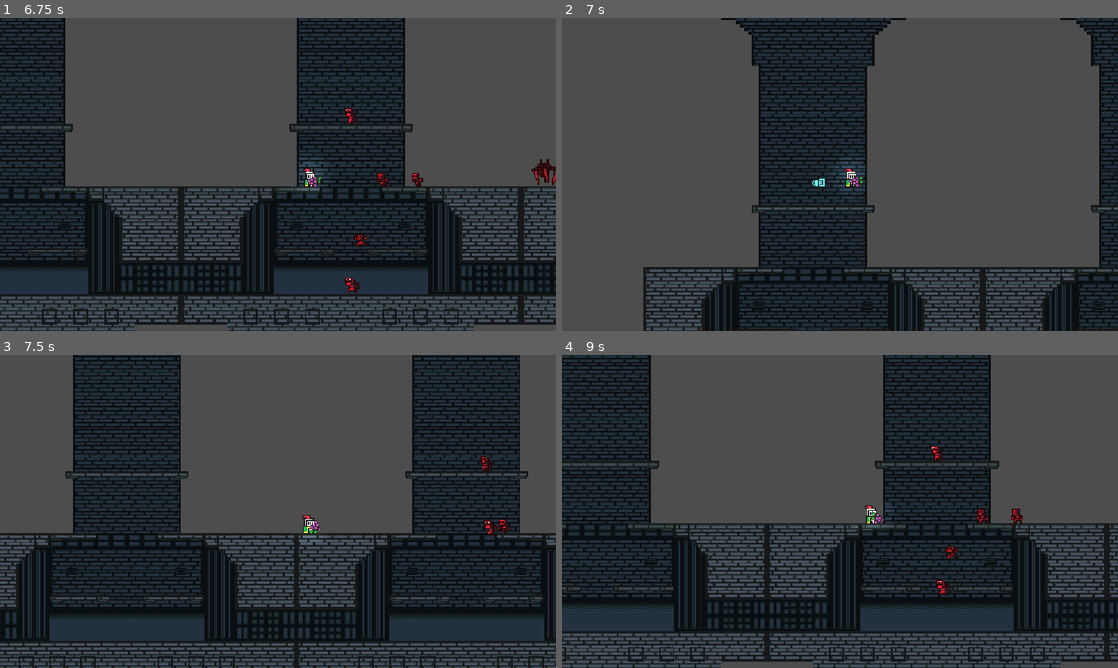
Above: before the commit, frames 1-4 (two rows, left to right).
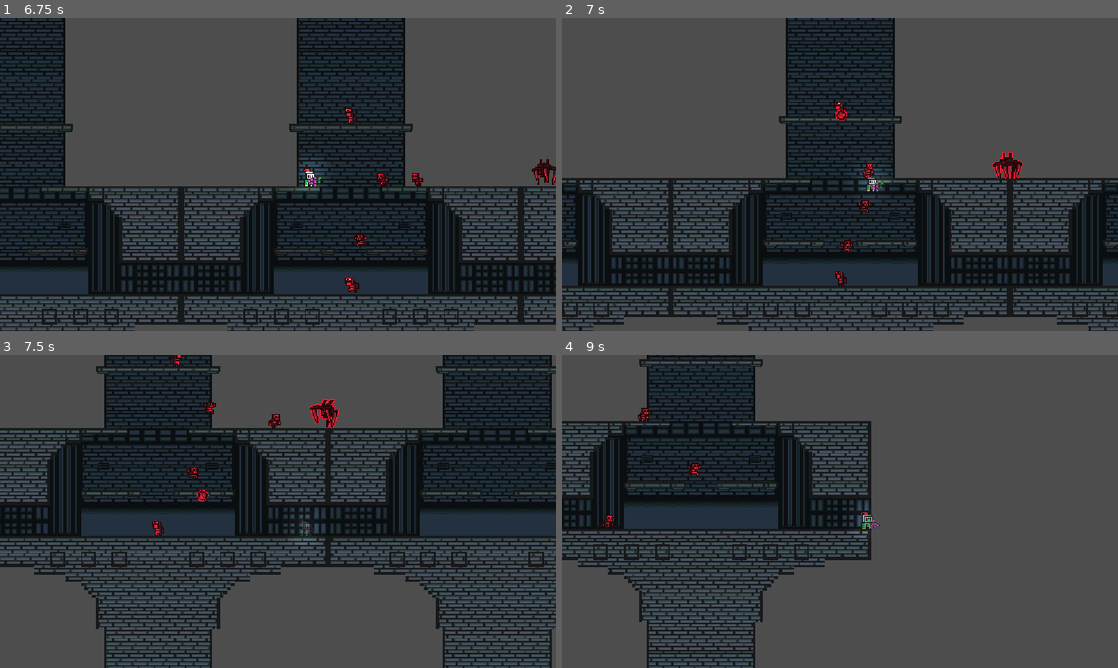
Above: after the commit, the same moments.

Repository: InferiorPosterior/project-something-evil
Game: Godot game, scene res://Scenes/game.tscn
The game is run twice, just before and just after one commit, with the same random seed, the same clock (stepped at 60 frames per second) and the same inputs.
Inputs (mouse positions are in pixels of both pictures, inside the frame that each line leads up to):
- Up to frame 1 (6.75 s): click "START GAME" at 0.5 s; move the mouse to (250, 237) at 1.27 s; press the mouse at (250, 237) at 1.28 s; hold Right (move_right) 1.28-2.78 s; tap Space (jump) at 1.52, 2.27, 3.77, 4.52, 6.02 s; move the mouse to (444, 221) at 2.02 s; release the mouse at (444, 221) at 2.03 s; click (444, 221) at 2.1 s; move the mouse to (111, 127) at 2.77 s; press the mouse at (111, 127) at 2.78 s; hold Left (move_left) 2.78-5 s; move the mouse to (305, 174) at 3.52 s; release the mouse at (305, 174) at 3.53 s; click (305, 174) at 3.6 s; move the mouse to (194, 96) at 4.27 s; press the mouse at (194, 96) at 4.28 s; tap Escape (ui_cancel) at 4.9 s; release the mouse at (194, 96) at 5 s; click "RESTART" at 5 s; move the mouse to (400, 158) at 5.77 s; hold Right (move_right) from 5.78 s (still down); click (400, 158) at 5.85 s; move the mouse to (166, 190) at 6.52 s; press the mouse at (166, 190) at 6.53 s
- Up to frame 2 (7 s): keep holding Right (move_right)
- Up to frame 3 (7.5 s): keep holding Right (move_right); move the mouse to (333, 442) at 7.27 s; release the mouse at (333, 442) at 7.28 s; click (333, 442) at 7.35 s
- Up to frame 4 (9 s): keep holding Right (move_right); tap Space (jump) at 7.52, 8.27 s; move the mouse to (812, 574) at 8.02 s; press the mouse at (812, 574) at 8.03 s; move the mouse to (1006, 558) at 8.77 s; release the mouse at (1006, 558) at 8.78 s; click (1006, 558) at 8.85 s

Frame 1 is identical in both runs. In frame 2, 43% of the frame differs, in the area x 0-100%, y 0-100%; in frame 3, 63%; in frame 4, 70%.

Commit message:
working respawn system

Diff:
--- /dev/null
+++ b/Scenes/game_over.tscn
@@ -0,0 +1,45 @@
+[gd_scene format=3]
+
+[ext_resource type="Script" path="res://Scripts/game_over.gd" id="1_gameover"]
+
+[node name="GameOver" type="CanvasLayer"]
+process_mode = 3
+layer = 100
+script = ExtResource("1_gameover")
+
+[node name="Dim" type="ColorRect" parent="."]
+anchors_preset = 15
+anchor_right = 1.0
+anchor_bottom = 1.0
+grow_horizontal = 2
+grow_vertical = 2
+color = Color(0, 0, 0, 0.7)
+
+[node name="CenterContainer" type="CenterContainer" parent="."]
+anchors_preset = 15
+anchor_right = 1.0
+anchor_bottom = 1.0
+grow_horizontal = 2
+grow_vertical = 2
+
+[node name="VBoxContainer" type="VBoxContainer" parent="CenterContainer"]
+layout_mode = 2
+theme_override_constants/separation = 12
+
+[node name="Title" type="Label" parent="CenterContainer/VBoxContainer"]
+layout_mode = 2
+theme_override_font_sizes/font_size = 48
+text = "GAME OVER"
+horizontal_alignment = 1
+
+[node name="RestartButton" type="Button" parent="CenterContainer/VBoxContainer"]
+unique_name_in_owner = true
+custom_minimum_size = Vector2(220, 48)
+layout_mode = 2
+text = "Restart"
+
+[node name="MainMenuButton" type="Button" parent="CenterContainer/VBoxContainer"]
+unique_name_in_owner = true
+custom_minimum_size = Vector2(220, 48)
+layout_mode = 2
+text = "Main Menu"
--- a/Scenes/player.tscn
+++ b/Scenes/player.tscn
@@ -5,8 +5,10 @@
 [ext_resource type="PackedScene" uid="uid://qasj3d6vyqgi" path="res://Scenes/gun.tscn" id="3_6t5aa"]
 [ext_resource type="Script" uid="uid://ngsma3hy4ktw" path="res://Scripts/Components/health_component.gd" id="4_vgqql"]
 [ext_resource type="Script" uid="uid://cb8uqkistmuev" path="res://Scripts/State_Machine/state_machine.gd" id="5_3smsa"]
+[ext_resource type="Script" uid="uid://b2mvrvscdhyc1" path="res://Scripts/Components/lives_component.gd" id="6_f1ek2"]
 [ext_resource type="Script" uid="uid://bxvhy0cwrfk4k" path="res://Scripts/Components/hurtbox_component.gd" id="7_3smsa"]
 [ext_resource type="Script" uid="uid://v1najhost2v" path="res://Scripts/State_Machine/state.gd" id="7_f1ek2"]
+[ext_resource type="PackedScene" path="res://Scenes/game_over.tscn" id="7_tx1dd"]
 
 [sub_resource type="AtlasTexture" id="AtlasTexture_cvnsp"]
 atlas = ExtResource("1_v0iea")
@@ -59,6 +61,13 @@
 position = Vector2(0, 4)
 shape = SubResource("RectangleShape2D_g4v7s")
 
+[node name="LivesComponent" type="Node" parent="." unique_id=1928374650 node_paths=PackedStringArray("health")]
+script = ExtResource("6_f1ek2")
+health = NodePath("../HealthComponent")
+blink_interval = 0.2
+blink_alpha = 0.0
+game_over_scene = ExtResource("7_tx1dd")
+
 [node name="StateMachine" type="Node" parent="." unique_id=160013381]
 script = ExtResource("5_3smsa")
 metadata/_custom_type_script = "uid://cb8uqkistmuev"
--- /dev/null
+++ b/Scripts/Components/lives_component.gd
@@ -0,0 +1,80 @@
+# THIS IS LIVES COMPONENT SCRIPT
+# Drop it on any character as a child node. It listens to the HealthComponent,
+# and when health runs out it spends a life and respawns the character in place.
+# When no lives are left it shows the game over screen.
+class_name LivesComponent extends Node
+
+signal lives_changed(lives: int)   # use this later for a lives HUD
+signal respawned
+signal game_over
+
+@export var health: HealthComponent
+@export var max_lives: int = 3
+@export var respawn_immunity: float = 3.0     # seconds of invincibility after respawning
+@export var blink_interval: float = 0.1       # seconds per blink step
+@export var blink_alpha: float = 0.2          # how transparent the sprite gets while blinking
+@export var game_over_scene: PackedScene
+
+var lives: int
+var is_respawn_immune: bool = false
+var respawn_at_safe_spot: bool = false        # set by Killzone, so the player doesn't respawn inside a pit
+
+var _body: CharacterBody2D
+var _last_safe_position: Vector2
+var _dying: bool = false
+var _blink_tween: Tween
+
+func _ready() -> void:
+	_body = get_parent() as CharacterBody2D
+	if health == null:
+		health = _body.get_node_or_null("HealthComponent")
+	lives = max_lives
+	_last_safe_position = _body.global_position
+	health.health_depleted.connect(_on_health_depleted)
+	lives_changed.emit(lives)
+
+func _physics_process(_delta: float) -> void:
+	# REMEMBER THE LAST PLACE THE CHARACTER STOOD ON THE GROUND
+	if _body.is_on_floor():
+		_last_safe_position = _body.global_position
+
+func _on_health_depleted() -> void:
+	if _dying: # IGNORE EXTRA DEATHS WHILE ALREADY RESPAWNING
+		return
+	_dying = true
+	lives -= 1
+	lives_changed.emit(lives)
+	if lives > 0:
+		_respawn.call_deferred()
+	else:
+		_trigger_game_over.call_deferred()
+
+func _respawn() -> void:
+	if respawn_at_safe_spot:
+		_body.global_position = _last_safe_position
+		respawn_at_safe_spot = false
+	_body.velocity = Vector2.ZERO
+	health.current_health = health.max_health
+	health.set_temporary_immortality(respawn_immunity)
+	_start_blink()
+	_dying = false
+	respawned.emit()
+
+func _start_blink() -> void:
+	if _blink_tween:
+		_blink_tween.kill()
+	is_respawn_immune = true
+	var cycles := maxi(1, roundi(respawn_immunity / (blink_interval * 2.0)))
+	_blink_tween = create_tween().set_loops(cycles)
+	_blink_tween.tween_property(_body, "modulate:a", blink_alpha, blink_interval)
+	_blink_tween.tween_property(_body, "modulate:a", 1.0, blink_interval)
+	_blink_tween.finished.connect(_end_blink)
+
+func _end_blink() -> void:
+	is_respawn_immune = false
+	_body.modulate.a = 1.0
+
+func _trigger_game_over() -> void:
+	if game_over_scene:
+		get_tree().current_scene.add_child(game_over_scene.instantiate())
+	game_over.emit()
--- /dev/null
+++ b/Scripts/game_over.gd
@@ -0,0 +1,21 @@
+# THIS IS GAME OVER SCREEN SCRIPT
+extends CanvasLayer
+
+func _ready() -> void:
+	get_tree().paused = true # FREEZES THE GAME BEHIND THE SCREEN (THIS NODE USES PROCESS MODE "ALWAYS")
+	%RestartButton.pressed.connect(_on_restart_pressed)
+	%MainMenuButton.pressed.connect(_on_main_menu_pressed)
+	%RestartButton.grab_focus()
+
+func _input(event: InputEvent) -> void:
+	# STOPS ESC FROM OPENING/CLOSING THE PAUSE MENU OVER THE GAME OVER SCREEN
+	if event.is_action_pressed("ui_cancel"):
+		get_viewport().set_input_as_handled()
+
+func _on_restart_pressed() -> void:
+	get_tree().paused = false
+	get_tree().reload_current_scene() # RELOADS THE LEVEL, PLAYER GETS 3 LIVES AGAIN, ENEMIES COME BACK
+
+func _on_main_menu_pressed() -> void:
+	get_tree().paused = false
+	get_tree().change_scene_to_file("res://Scenes/main_menu.tscn")
--- a/Scripts/player.gd
+++ b/Scripts/player.gd
@@ -2,14 +2,18 @@
 class_name Player extends CharacterBody2D
 @onready var health_component: HealthComponent = $HealthComponent
 @onready var hurtbox: HurtboxComponent = $HurtboxComponent
+@onready var lives_component: LivesComponent = $LivesComponent
 
 const SPEED = 300.0
 const JUMP_VELOCITY = -400.0
 
 func _ready() -> void:
 	add_to_group("player")
-	hurtbox.damage_taken.connect(func(_dmg): health_component.set_temporary_immortality(0.6))
-	health_component.health_depleted.connect(func(): get_tree().reload_current_scene.call_deferred())
+	# DON'T LET THE SHORT HIT IMMUNITY (0.6s) OVERWRITE THE LONGER RESPAWN IMMUNITY
+	hurtbox.damage_taken.connect(func(_dmg):
+		if not lives_component.is_respawn_immune:
+			health_component.set_temporary_immortality(0.6))
+	# DEATH IS NOW HANDLED BY LivesComponent
 
 func _physics_process(delta: float) -> void:
 	# Add the gravity.
Not shown, added: Scripts/Components/lives_component.gd.uid
Not shown, added: Scripts/game_over.gd.uid
